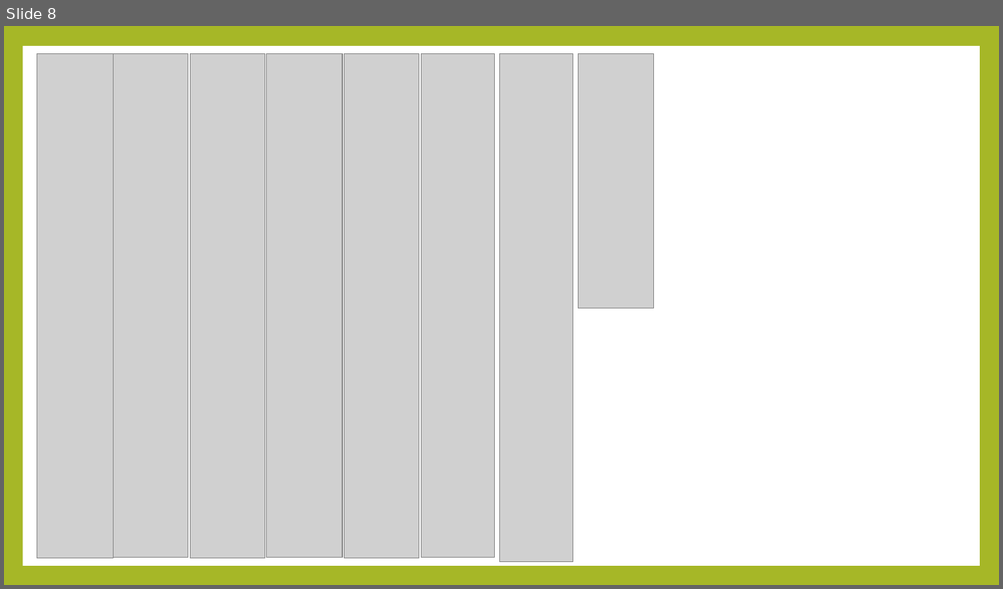
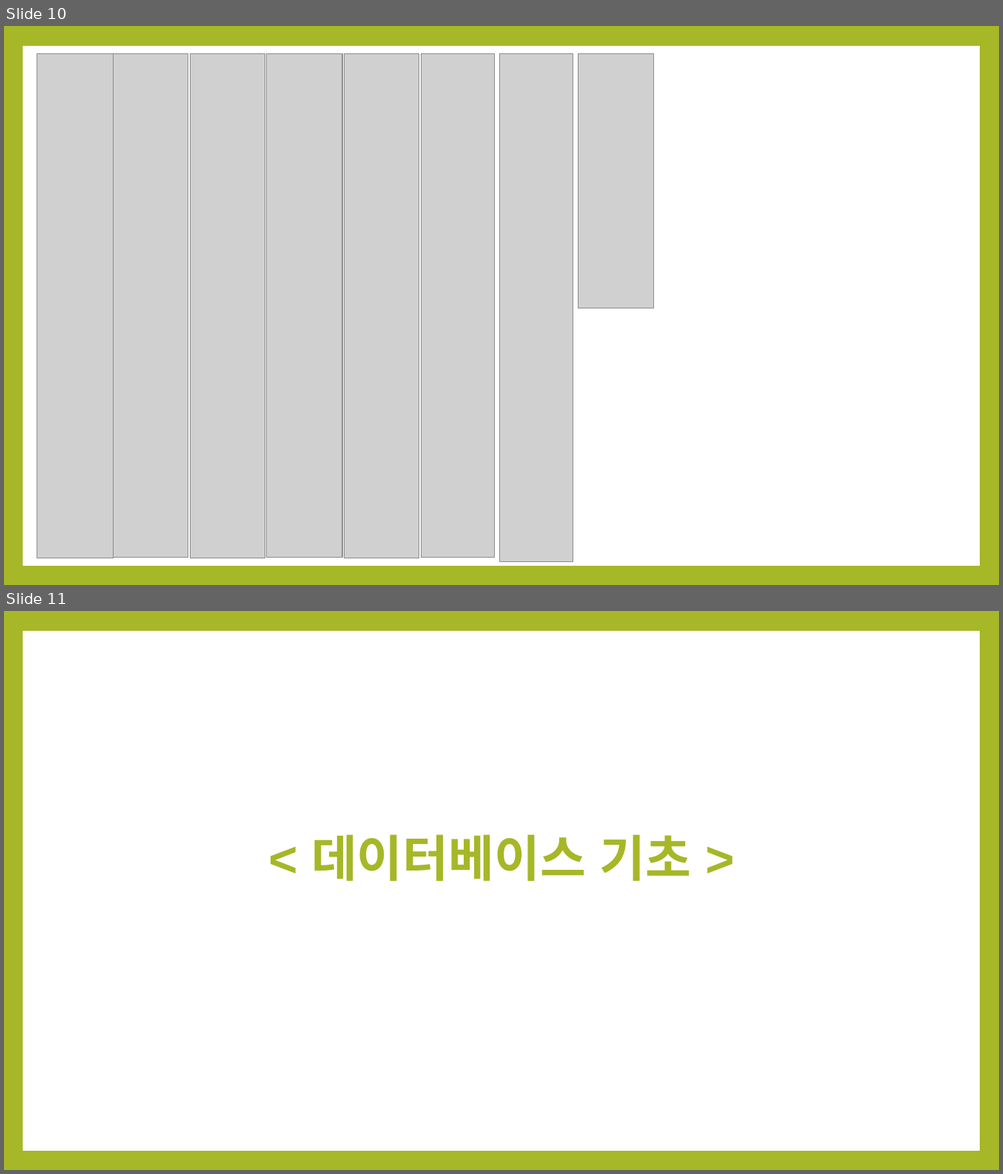
Before and after one commit to noheul1030/KOPO-Python-Vacation, a slide deck: Python과제/Python_12강.pptx. Shown one above the other, each under a label of ours: slide 8 before the commit, slides 10 and 11 after it. The pictures are 1003x589 and 1003x1174 pixels, drawn with LibreOffice and Linux fonts; fonts in the diff are those of the drawing; grey boxes stand for pictures. Boxes give left, top, right and bottom in pixels: in the first picture for what was removed or moved away, otherwise in the second. Text is boxed around its words. In the diff, an @@ line names an element or a change of style, - is before the commit and + after.

```diff
--- a/Python과제/Python_12강.pptx
+++ b/Python과제/Python_12강.pptx
@@ slide 11 added at (x1=4, y1=611, x2=999, y2=1170), background #A6B727; not listed: 1 template element that a slide beside it also shows @@
@@ text added at (x1=311, y1=834, x2=691, y2=881), 48 pt, text #A6B727, bold @@
+< 데이터베이스 기초 >
@@ what was slide 8 is now slide 10 @@
```
Also in this commit, not shown: 16 other slides added, 9 slides removed.
